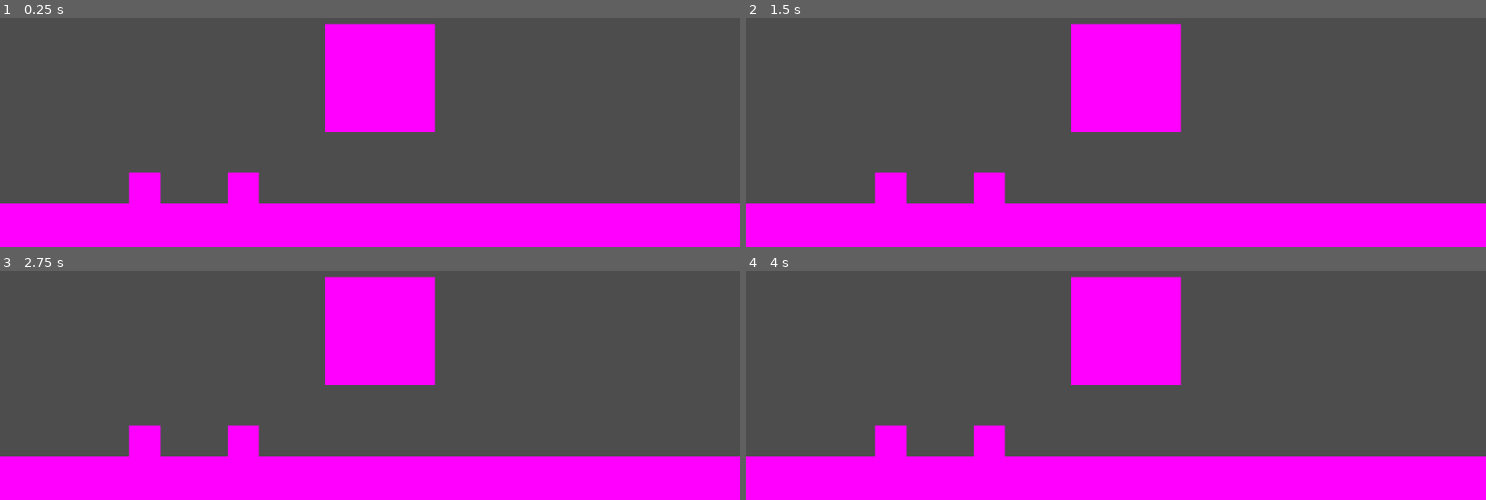
Above: before the commit, frames 1-4 (two rows, left to right).
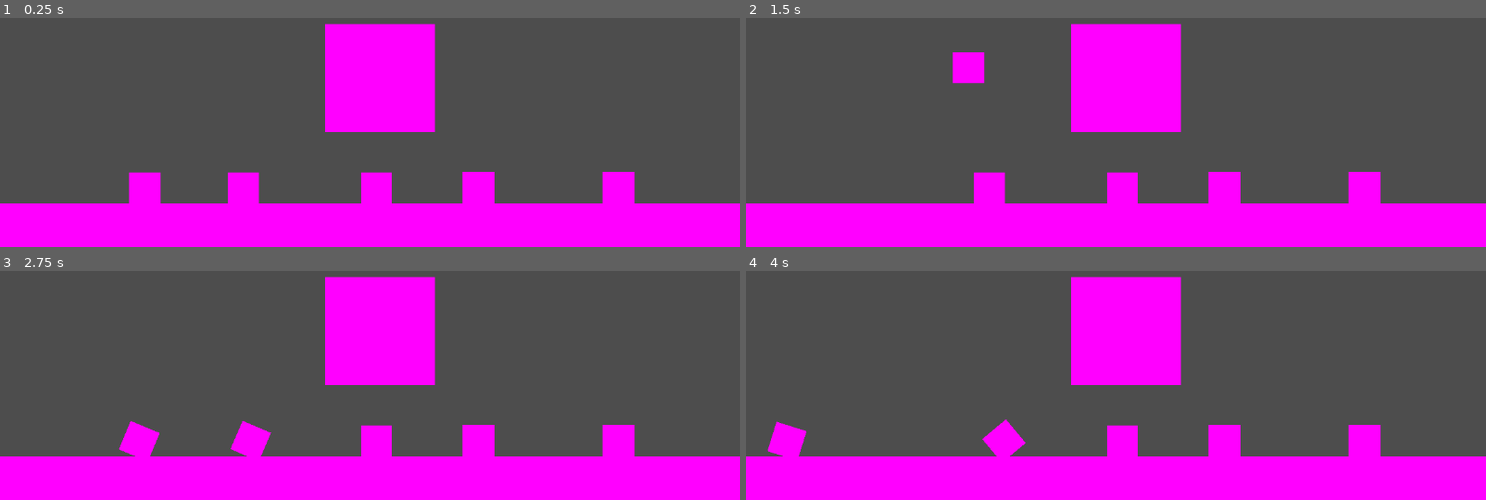
Above: after the commit, the same moments.

Repository: WolfMongress/from_the_shadows_ps_gamejam
Game: Godot game, scene res://item_alchemy.tscn
The game is run twice, just before and just after one commit, with the same random seed, the same clock (stepped at 60 frames per second) and the same inputs. This scene is started directly instead of the project's main scene.
Inputs (mouse positions are in pixels of both pictures, inside the frame that each line leads up to):
- Up to frame 1 (0.25 s): no input
- Up to frame 2 (1.5 s): tap Enter at 0.5 s; move the mouse to (894, 187) at 0.52 s; click (894, 187) at 0.67 s; tap Space at 1.25 s; move the mouse to (968, 59) at 1.27 s; click (968, 59) at 1.42 s
- Up to frame 3 (2.75 s): move the mouse to (outside the picture) at 2.02 s; click (outside the picture) at 2.17 s
- Up to frame 4 (4 s): move the mouse to (1079, 374) at 2.77 s; click (1079, 374) at 2.92 s; move the mouse to (1338, 353) at 3.52 s; click (1338, 353) at 3.67 s

The runs differ from the first frame. In frame 1, 1.8% of the frame differs, in the area x 48-86%, y 67-81%; in frame 2, 3.0%; in frame 3, 2.4%; in frame 4, 3.6%, in the area x 2-86%, y 64-81%.

Commit message:
drag and drop in item_alchemy done

Diff:
--- a/ingredient.gd
+++ b/ingredient.gd
@@ -1,16 +1,30 @@
 extends RigidBody2D
+
+signal clicked
 
 var lifted = false
 
 func _ready():
 	get_viewport().get_mouse_position()
 
-func _on_input_event(event):
-	if event is InputEventMouseButton and event.pressed:
-		lifted = true
+func _physics_process(delta):
+	if lifted:
+		global_transform.origin = get_global_mouse_position()
+		#position = get_viewport().get_mouse_position()
 
-func _unhandled_input(event):
-	if event is InputEventMouseButton and not event.pressed:
-		lifted = false
-	if lifted and event is InputEventMouseMotion:
-		position += event.relative
+func _on_input_event(x, event, y):
+	#lifted = event.is_pressed()
+	if event is InputEventMouseButton:
+		if event.is_pressed():
+			linear_velocity = Vector2(0, 0)
+			lifted = not lifted
+			print(lifted)
+
+#func _unhandled_input(event):
+	#if event is InputEventMouseButton and not event.pressed:
+		#pass
+		##print("test")
+	#if lifted and event is InputEventMouseMotion:
+		#pass
+		##print("test2")
+		##position = get_viewport().get_mouse_position()
--- a/item_alchemy.tscn
+++ b/item_alchemy.tscn
@@ -1,6 +1,6 @@
-[gd_scene load_steps=8 format=3 uid="uid://c030d2k86evn6"]
+[gd_scene load_steps=11 format=3 uid="uid://c030d2k86evn6"]
 
-[ext_resource type="Script" path="res://Scripts/ingredient.gd" id="1_qxrsq"]
+[ext_resource type="Script" path="res://ingredient.gd" id="1_qxrsq"]
 
 [sub_resource type="PlaceholderTexture2D" id="PlaceholderTexture2D_wpxek"]
 
@@ -10,6 +10,12 @@
 [sub_resource type="PlaceholderTexture2D" id="PlaceholderTexture2D_cf67s"]
 
 [sub_resource type="PlaceholderTexture2D" id="PlaceholderTexture2D_yt1wt"]
+
+[sub_resource type="PlaceholderTexture2D" id="PlaceholderTexture2D_vuko1"]
+
+[sub_resource type="PlaceholderTexture2D" id="PlaceholderTexture2D_dn2o2"]
+
+[sub_resource type="PlaceholderTexture2D" id="PlaceholderTexture2D_lu20b"]
 
 [sub_resource type="RectangleShape2D" id="RectangleShape2D_1icgd"]
 size = Vector2(1152, 68)
@@ -49,6 +55,8 @@
 
 [node name="Ingredient2" type="RigidBody2D" parent="."]
 position = Vector2(379, 544)
+input_pickable = true
+script = ExtResource("1_qxrsq")
 metadata/_edit_group_ = true
 
 [node name="CollisionShape2D" type="CollisionShape2D" parent="Ingredient2"]
@@ -61,24 +69,42 @@
 
 [node name="Ingredient3" type="RigidBody2D" parent="."]
 position = Vector2(586, 541)
+input_pickable = true
+script = ExtResource("1_qxrsq")
 metadata/_edit_group_ = true
 
 [node name="CollisionShape2D" type="CollisionShape2D" parent="Ingredient3"]
 shape = SubResource("CircleShape2D_hr4d7")
 
+[node name="Sprite2D" type="Sprite2D" parent="Ingredient3"]
+scale = Vector2(48, 48)
+texture = SubResource("PlaceholderTexture2D_vuko1")
+
 [node name="Ingredient4" type="RigidBody2D" parent="."]
 position = Vector2(745, 540)
+input_pickable = true
+script = ExtResource("1_qxrsq")
 metadata/_edit_group_ = true
 
 [node name="CollisionShape2D" type="CollisionShape2D" parent="Ingredient4"]
 shape = SubResource("CircleShape2D_hr4d7")
 
+[node name="Sprite2D" type="Sprite2D" parent="Ingredient4"]
+scale = Vector2(50, 50)
+texture = SubResource("PlaceholderTexture2D_dn2o2")
+
 [node name="Ingredient5" type="RigidBody2D" parent="."]
 position = Vector2(963, 541)
+input_pickable = true
+script = ExtResource("1_qxrsq")
 metadata/_edit_group_ = true
 
 [node name="CollisionShape2D" type="CollisionShape2D" parent="Ingredient5"]
 shape = SubResource("CircleShape2D_hr4d7")
+
+[node name="Sprite2D" type="Sprite2D" parent="Ingredient5"]
+scale = Vector2(50, 50)
+texture = SubResource("PlaceholderTexture2D_lu20b")
 
 [node name="StaticBody2D" type="StaticBody2D" parent="."]
 position = Vector2(13, 590)
@@ -94,3 +120,7 @@
 texture = SubResource("PlaceholderTexture2D_qr0u2")
 
 [connection signal="input_event" from="Ingredient" to="Ingredient" method="_on_input_event"]
+[connection signal="input_event" from="Ingredient2" to="Ingredient2" method="_on_input_event"]
+[connection signal="input_event" from="Ingredient3" to="Ingredient3" method="_on_input_event"]
+[connection signal="input_event" from="Ingredient4" to="Ingredient4" method="_on_input_event"]
+[connection signal="input_event" from="Ingredient5" to="Ingredient5" method="_on_input_event"]
